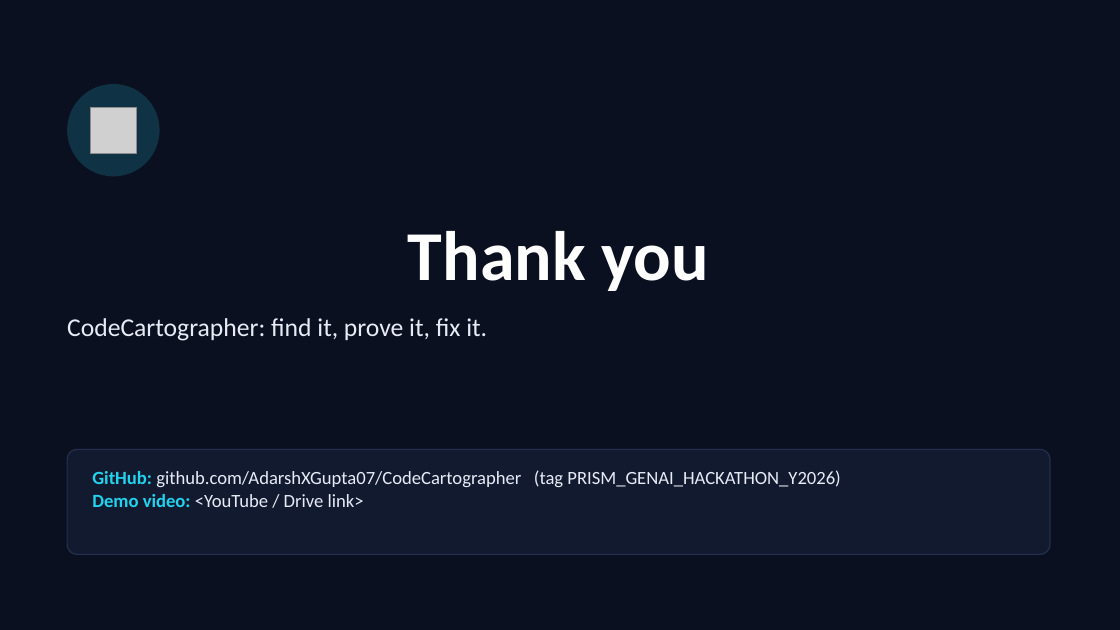
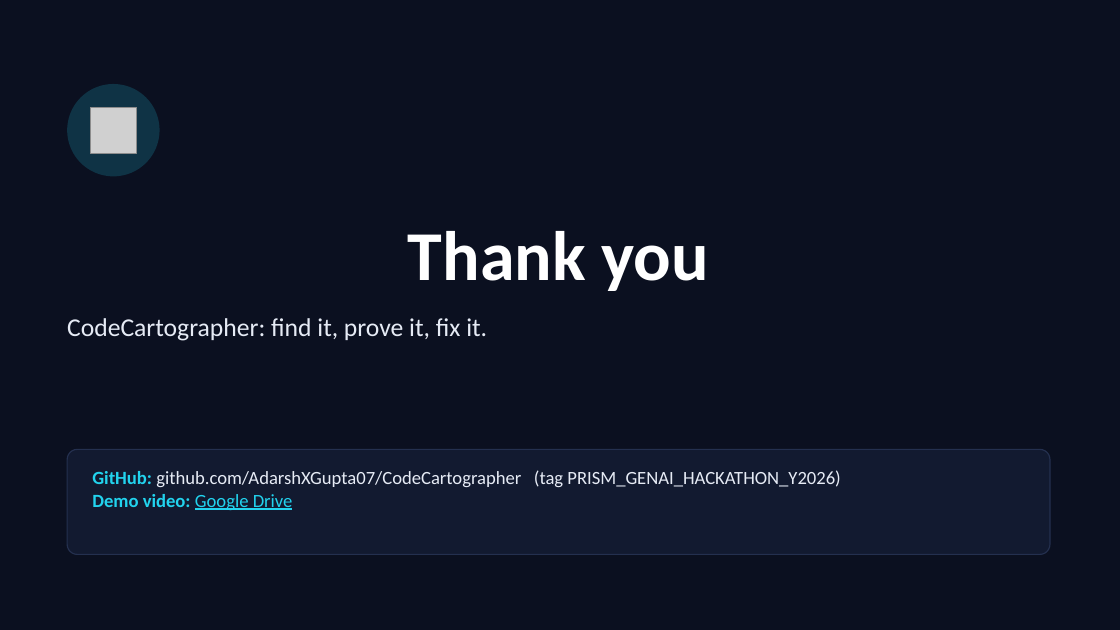
Before and after one commit to AdarshXGupta07/CodeCartographer, a slide deck: slide 13 of docs/SRM_SpaceX_Submission_ppt.pptx. Drawn at 1120x630 pixels with LibreOffice and Linux fonts; fonts in the diff are those of the drawing; grey boxes stand for pictures. Boxes give left, top, right and bottom in pixels: in the first picture for what was removed or moved away, otherwise in the second. Text is boxed around its words. In the diff, an @@ line names an element or a change of style, - is before the commit and + after.

Commit message:
Deck: link demo video on Google Drive

```diff
--- a/docs/SRM_SpaceX_Submission_ppt.pptx
+++ b/docs/SRM_SpaceX_Submission_ppt.pptx
@@ text at [92,494,293,510]: text changed; text colour #E6EBF5 to #22D3EE @@
-Demo video: <YouTube / Drive link>
+Demo video: Google Drive
```
Also in this commit, not shown: 1 other file.
